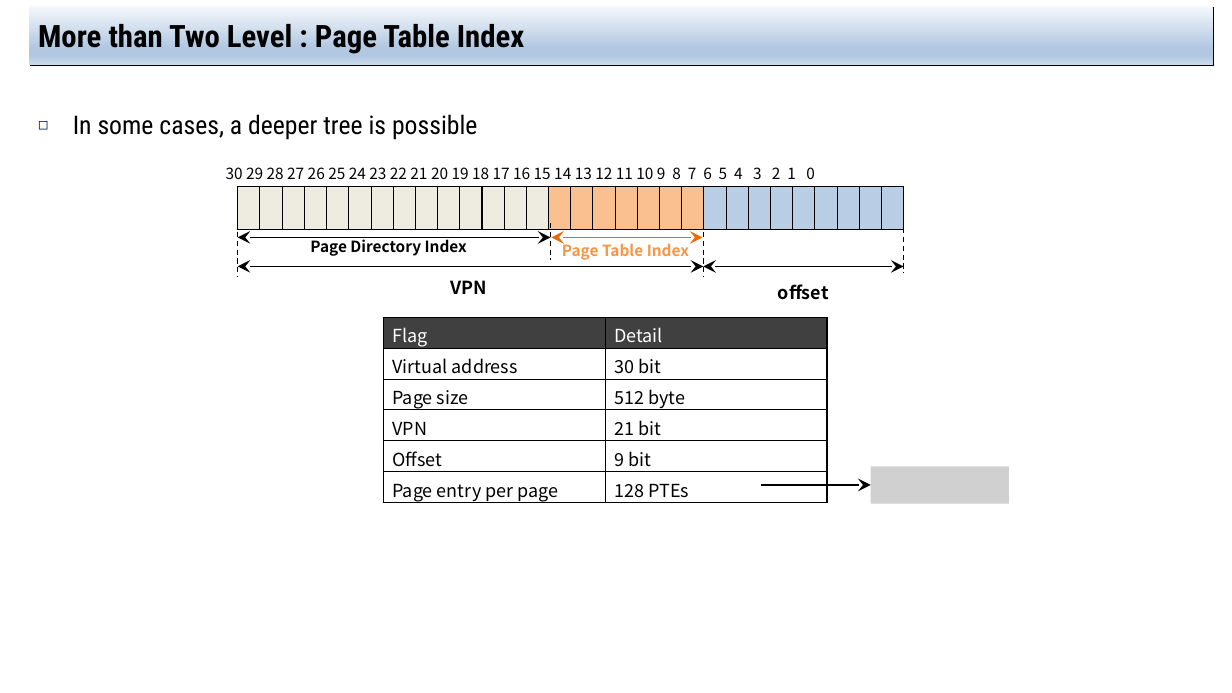
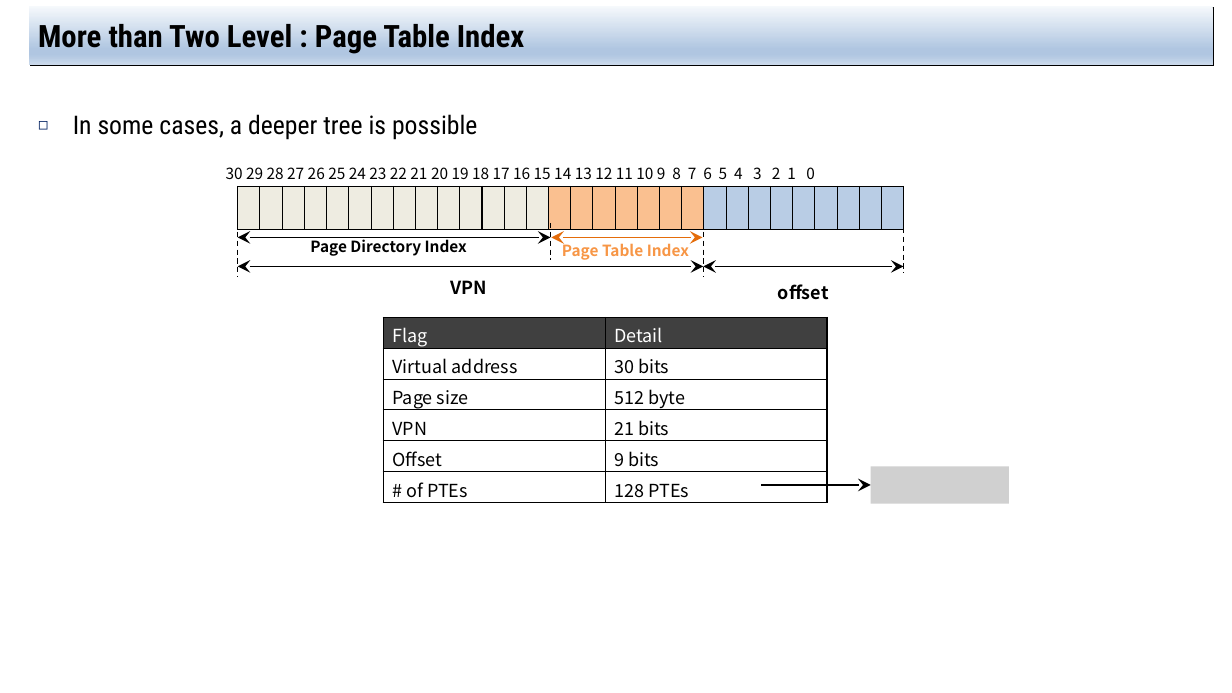
Before and after one commit to jachermocilla/extra-course-materials, a slide deck: slide 24 of cmsc125/ostep/slides/01.Virtualization/20.Advanced_Page_Tables.pptx. Drawn at 1232x693 pixels with LibreOffice and Linux fonts; fonts in the diff are those of the drawing; grey boxes stand for pictures. Boxes give left, top, right and bottom in pixels: in the first picture for what was removed or moved away, otherwise in the second. Text is boxed around its words. In the diff, an @@ line names an element or a change of style, - is before the commit and + after.

```diff
--- a/cmsc125/ostep/slides/01.Virtualization/20.Advanced_Page_Tables.pptx
+++ b/cmsc125/ostep/slides/01.Virtualization/20.Advanced_Page_Tables.pptx
@@ table at (384,318,827,503) @@
-row 2, column 2: 30 bit
+row 2, column 2: 30 bits
-row 4, column 2: 21 bit
+row 4, column 2: 21 bits
-row 5, column 2: 9 bit
+row 5, column 2: 9 bits
-row 6, column 1: Page entry per page
+row 6, column 1: # of PTEs
```
Also in this commit, not shown: 11 other slides changed, 7 other files.
